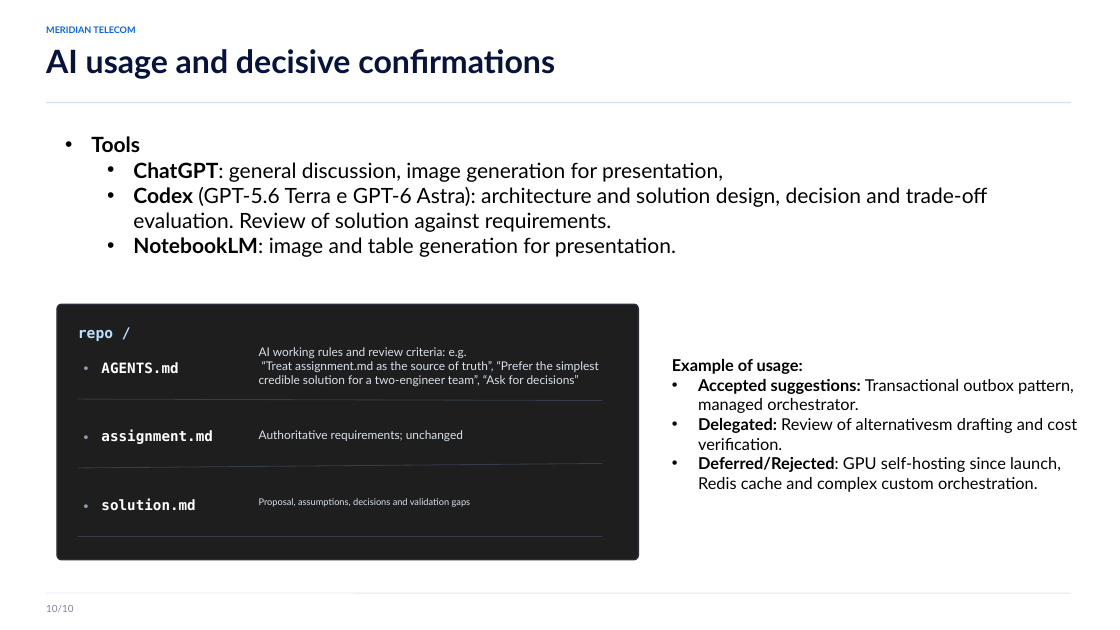
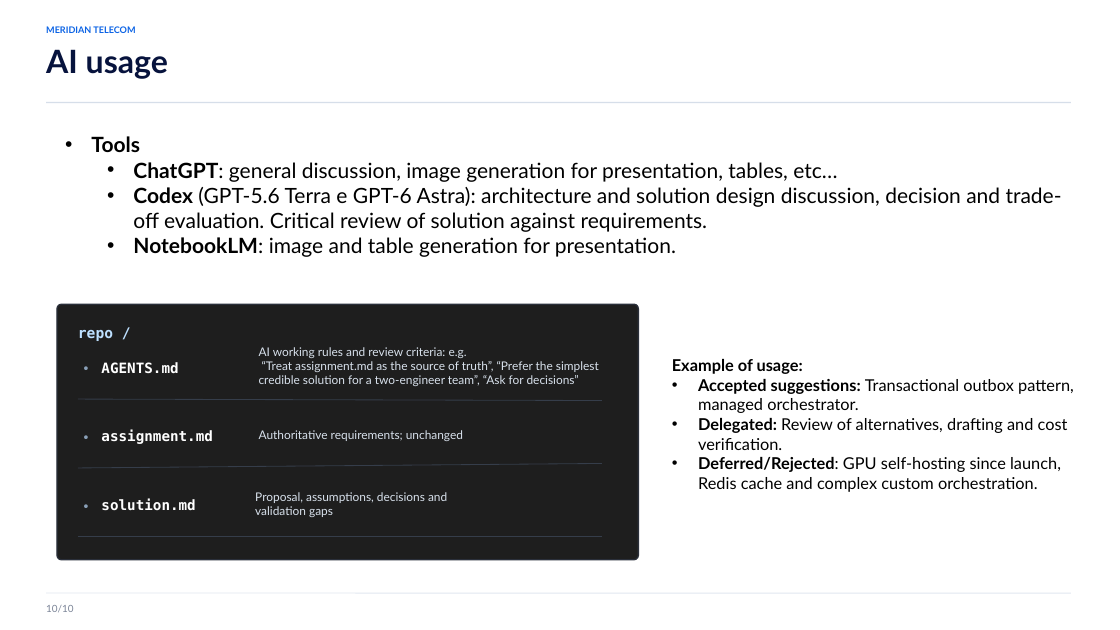
Before and after one commit to mattia-vincenzi/Meridian-Telecom, a slide deck: slide 19 of presentation/meridian_mattia_vincenzi.pptx (slide 18 before the commit). Drawn at 1120x630 pixels with LibreOffice and Linux fonts; fonts in the diff are those of the drawing. Boxes give left, top, right and bottom in pixels: in the first picture for what was removed or moved away, otherwise in the second. Text is boxed around its words. In the diff, an @@ line names an element or a change of style, - is before the commit and + after.

Commit message:
Minor changes

```diff
--- a/presentation/meridian_mattia_vincenzi.pptx
+++ b/presentation/meridian_mattia_vincenzi.pptx
@@ text at <box>46,49,168,79</box>: text changed @@
-AI usage and decisive confirmations
+AI usage
@@ text at <box>133,162,1062,232</box>: text changed @@
-  • ChatGPT: general discussion, image generation for presentation,
-  • Codex (GPT-5.6 Terra e GPT-6 Astra): architecture and solution design, decision and trade-off evaluation. Review of solution against requirements.
+  • ChatGPT: general discussion, image generation for presentation, tables, etc…
+  • Codex (GPT-5.6 Terra e GPT-6 Astra): architecture and solution design discussion, decision and trade-off evaluation. Critical review of solution against requirements.
@@ text at <box>698,418,1068,450</box>: text changed @@
-• Delegated: Review of alternativesm drafting and cost verification.
+• Delegated: Review of alternatives, drafting and cost verification.
@@ text "Proposal, assumptions, decisions and validation ..." at <box>255,492,447,517</box>: size 7.9 to 10.2 pt @@
```
Also in this commit, not shown: 10 other slides changed, 1 slide added.
